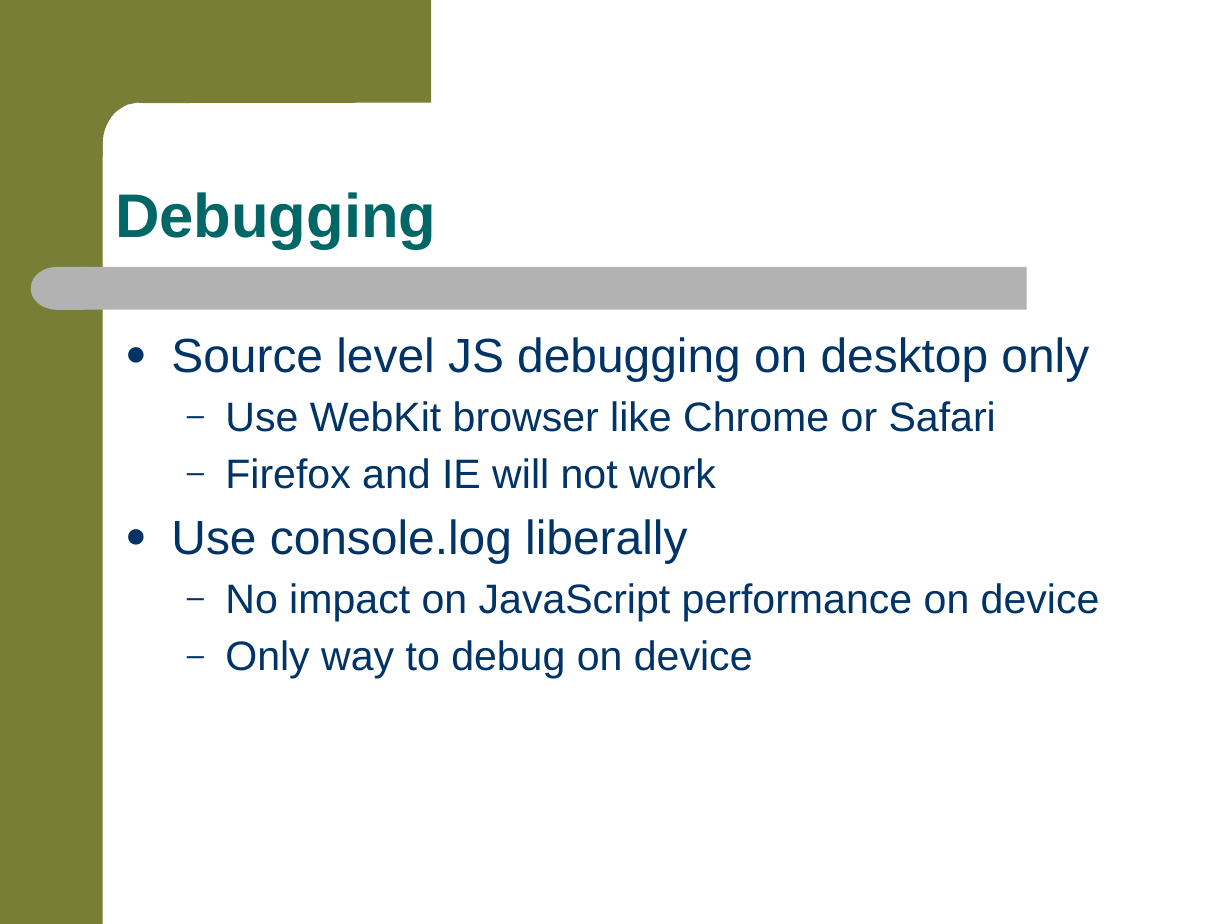
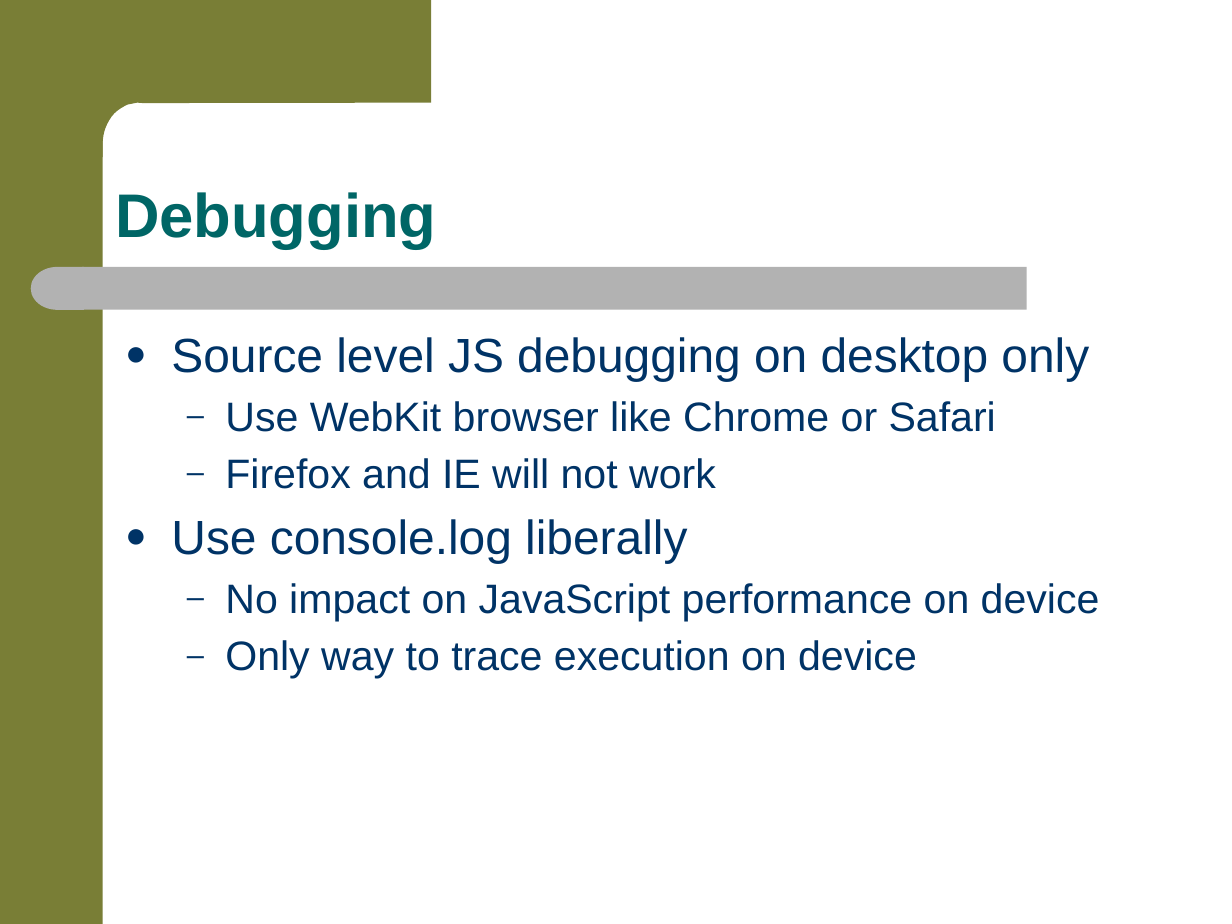
Before and after one commit to jkwuc89/RealPhonegapApp, a slide deck: slide 9 of HTML5MobileAppDevelopmentLessonsLearned.pptx. Drawn at 1232x924 pixels with LibreOffice and Linux fonts; fonts in the diff are those of the drawing; background and template pictures are left out. Boxes give left, top, right and bottom in pixels: in the first picture for what was removed or moved away, otherwise in the second. Text is boxed around its words. In the diff, an @@ line names an element or a change of style, - is before the commit and + after.

```diff
--- a/HTML5MobileAppDevelopmentLessonsLearned.pptx
+++ b/HTML5MobileAppDevelopmentLessonsLearned.pptx
@@ text at bbox=[225, 640, 917, 679]: text changed @@
-  – Only way to debug on device
+  – Only way to trace execution on device
```
Also in this commit, not shown: 2 other slides changed.
